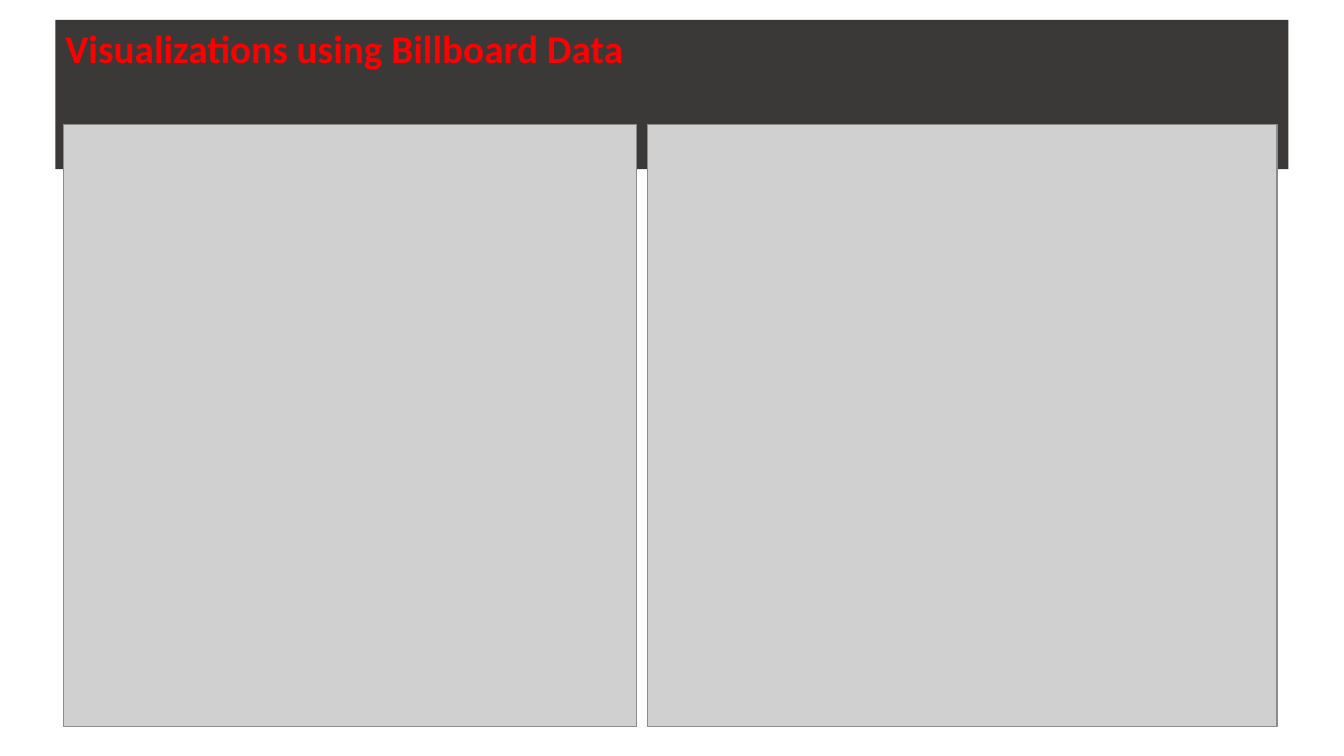
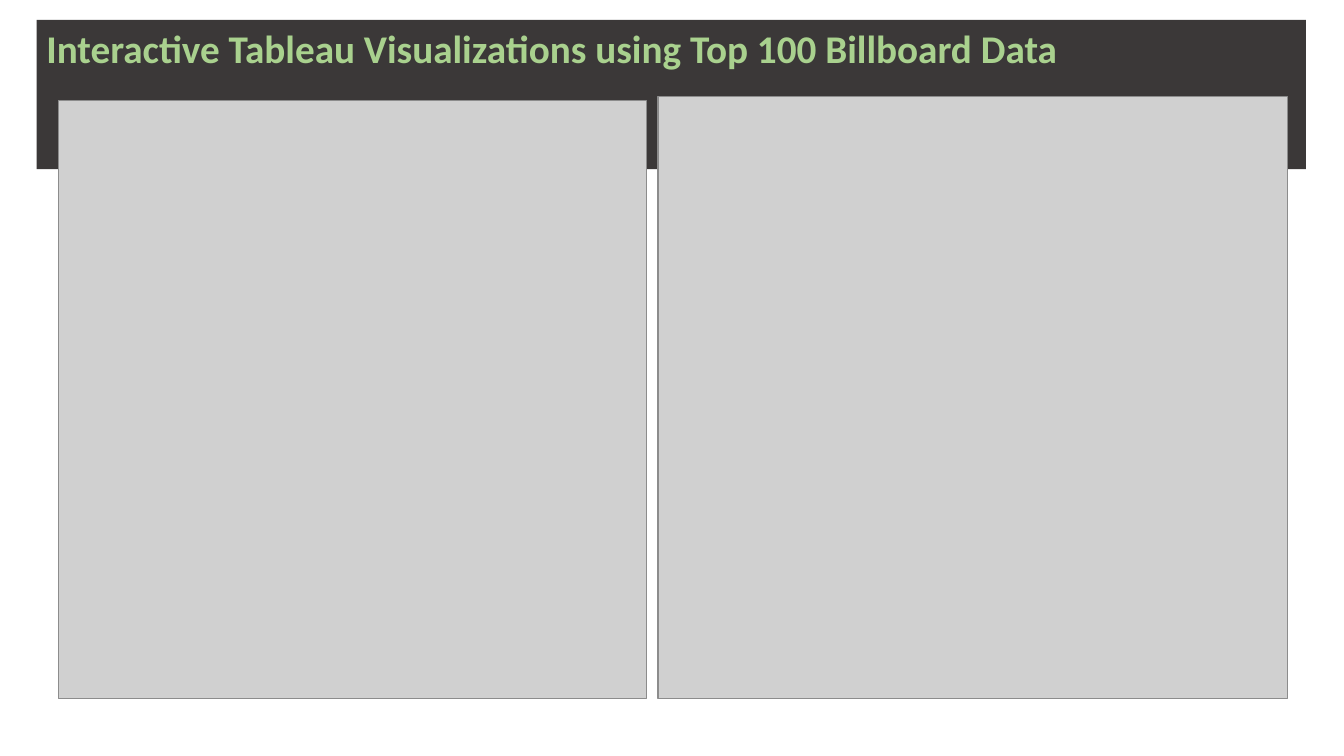
Before and after one commit to LeaLamatina/Song_Data_Analysis, a slide deck: slide 4 of SongPresentation.pptx. Drawn at 1344x756 pixels with LibreOffice and Linux fonts; fonts in the diff are those of the drawing; grey boxes stand for pictures; background and template pictures are left out. Boxes give left, top, right and bottom in pixels: in the first picture for what was removed or moved away, otherwise in the second. Text is boxed around its words. In the diff, an @@ line names an element or a change of style, - is before the commit and + after.

Commit message:
Updated PPT 12-13

```diff
--- a/SongPresentation.pptx
+++ b/SongPresentation.pptx
@@ rectangle "Interactive Tableau Visualizations using Top ...": place and size @@
-rectangle "Interactive Tableau Visualizations using Top ..." at (55, 20, 1289, 169)
+rectangle "Interactive Tableau Visualizations using Top ..." at (36, 20, 1306, 169)
@@ text in rectangle at (46, 35, 1057, 70): text changed; text colour #FF0000 to #A9D18E @@
-Visualizations using Billboard Data
+Interactive Tableau Visualizations using Top 100 Billboard Data
@@ picture: place and size @@
-picture at (63, 124, 636, 726)
+picture at (58, 101, 647, 699)
@@ picture: place and size @@
-picture at (648, 124, 1277, 726)
+picture at (658, 97, 1288, 699)
```
Also in this commit, not shown: 7 other slides changed, 1 slide added.
